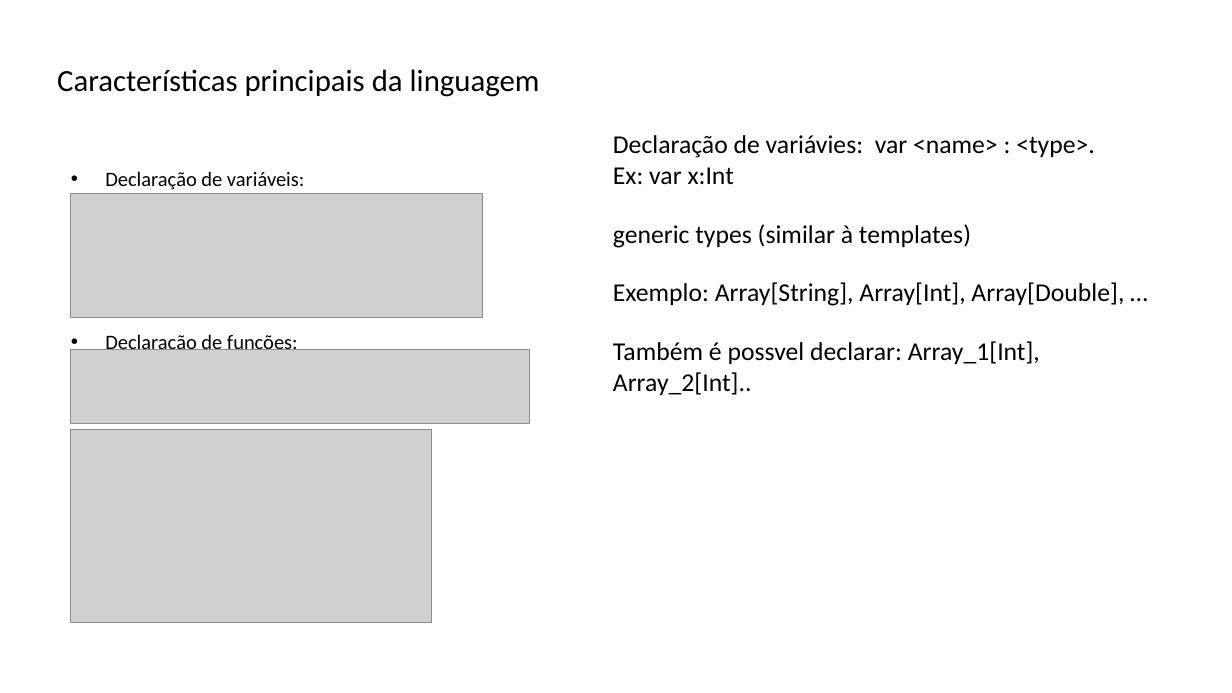
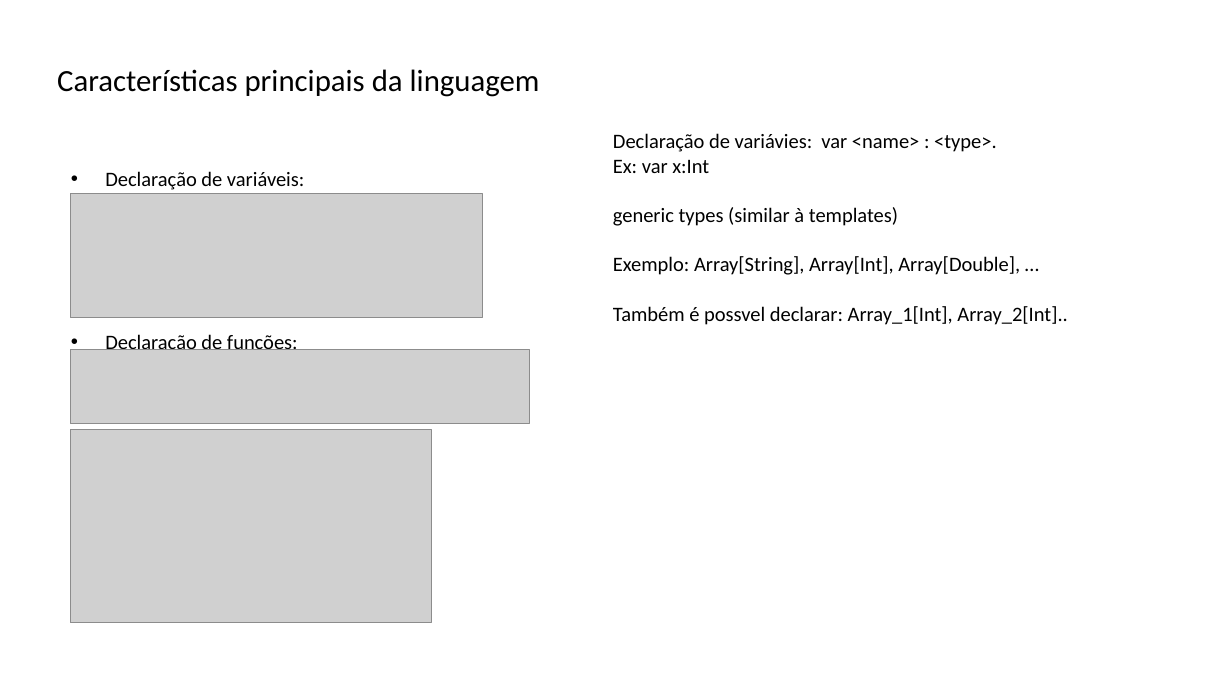
Before and after one commit to lquatrin/inf2591, a slide deck: slide 16 of x10.pptx. Drawn at 1232x693 pixels with LibreOffice and Linux fonts; fonts in the diff are those of the drawing; grey boxes stand for pictures. Boxes give left, top, right and bottom in pixels: in the first picture for what was removed or moved away, otherwise in the second. Text is boxed around its words. In the diff, an @@ line names an element or a change of style, - is before the commit and + after.

```diff
--- a/x10.pptx
+++ b/x10.pptx
@@ text "Declaração de variávies: var <name> ..." at (613,133,1067,325): size 20 to 16 pt @@
```
Also in this commit, not shown: 12 other slides changed, 8 slides added, 3 slides removed, 1 other file.
